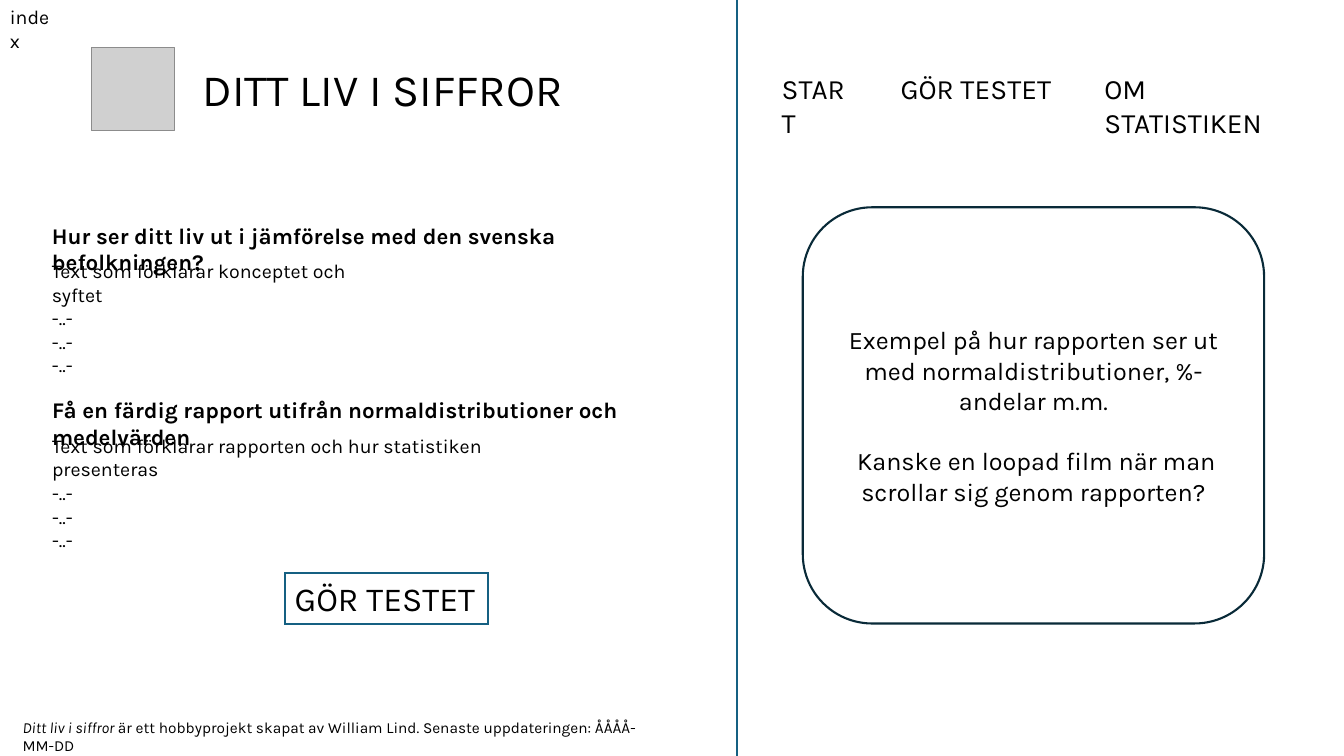
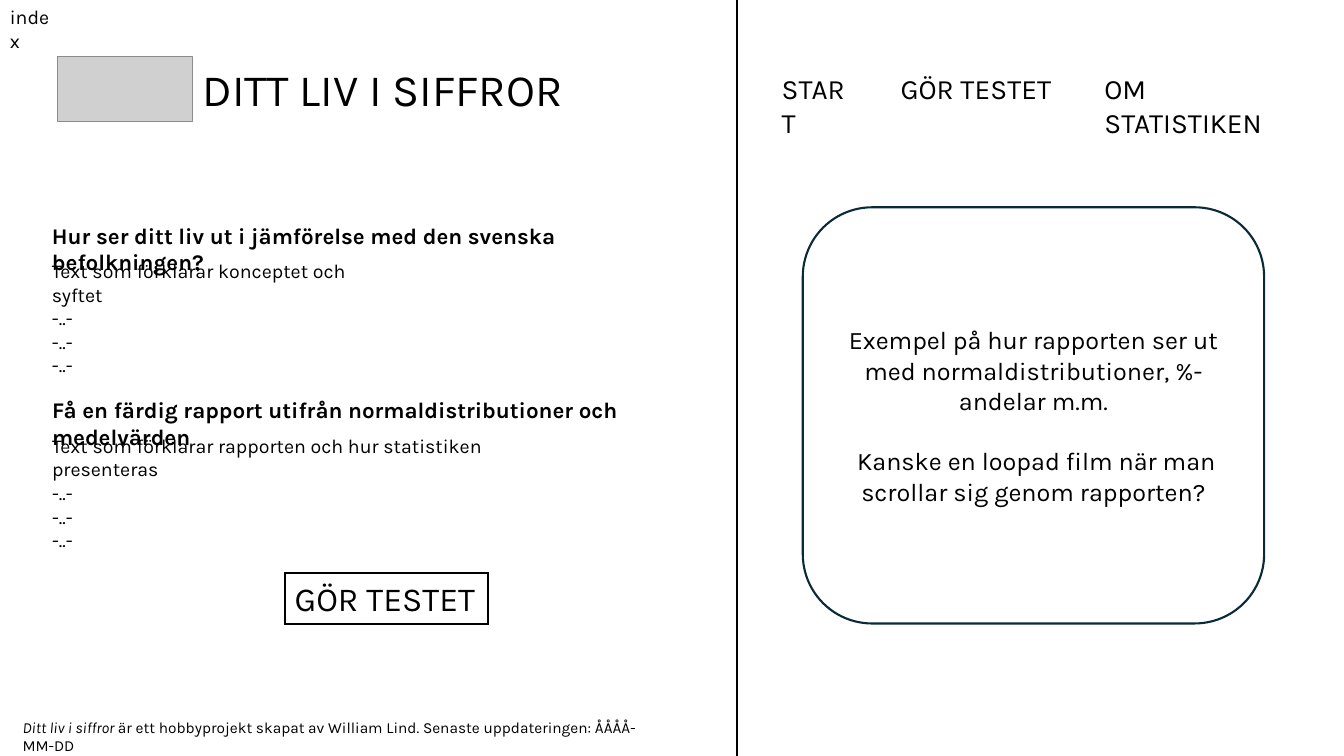
Before and after one commit to lindw3/sverige-i-siffror, a slide deck: slide 1 of övrigt/Hemsideskiss.pptx. Drawn at 1344x756 pixels with LibreOffice and Linux fonts; fonts in the diff are those of the drawing; grey boxes stand for pictures. Boxes give left, top, right and bottom in pixels: in the first picture for what was removed or moved away, otherwise in the second. Text is boxed around its words. In the diff, an @@ line names an element or a change of style, - is before the commit and + after.

```diff
--- a/övrigt/Hemsideskiss.pptx
+++ b/övrigt/Hemsideskiss.pptx
@@ line (737, 0) - (737, 756): stroke #156082 1.5 pt to #000000 1.5 pt @@
@@ picture: place and size @@
-picture at (92,47,175,131)
+picture at (57,56,193,121)
@@ rectangle "GÖR TESTET" at (284,573,488,623): outline #156082 1.5 pt to #000000 1.5 pt @@
```
Also in this commit, not shown: 2 other slides changed, 1 slide added, 5 other files.
